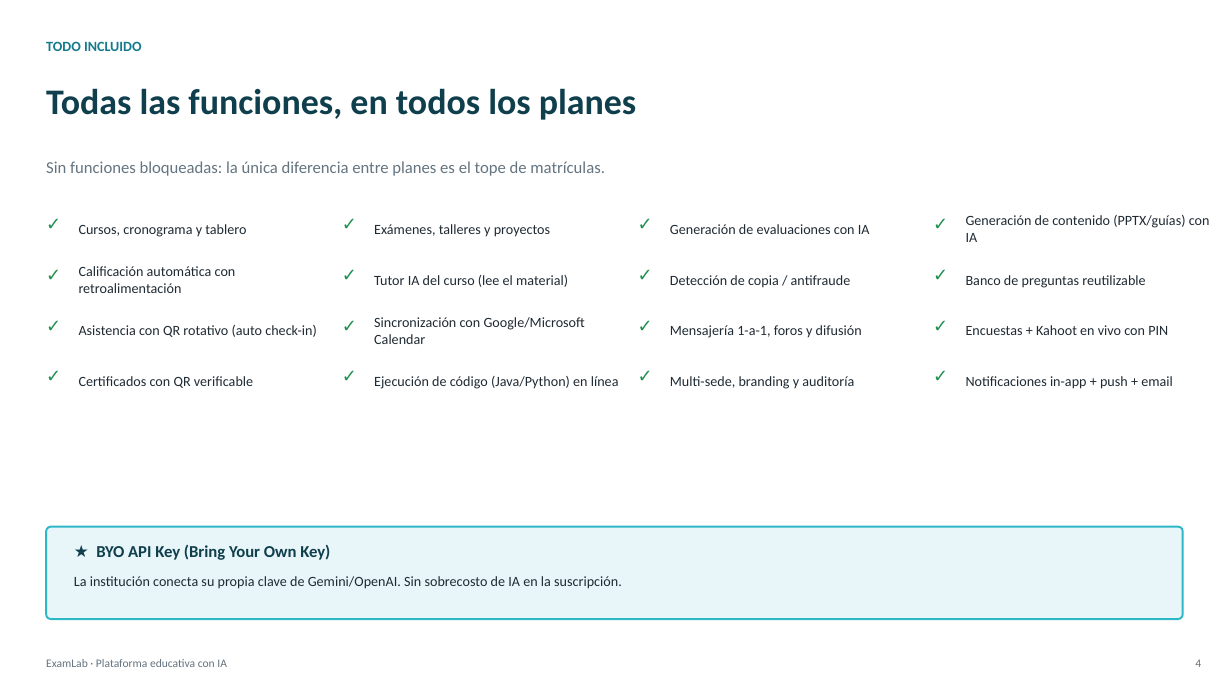
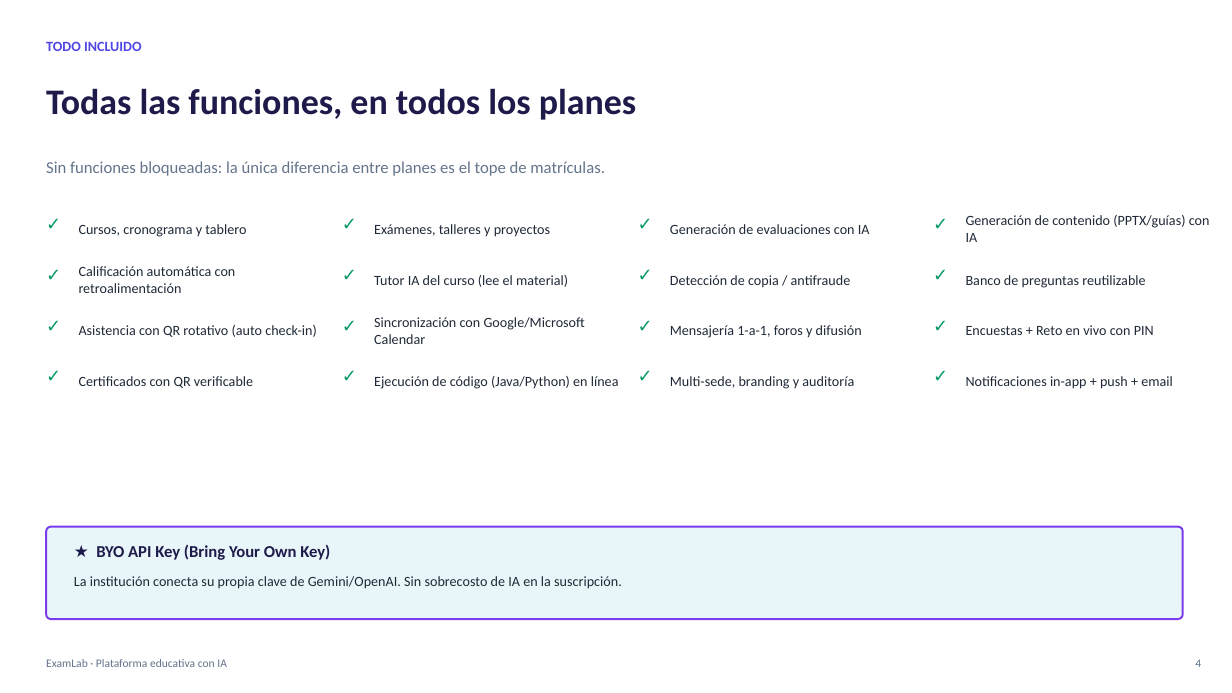
Before and after one commit to AndresDFX/examlab, a slide deck: slide 6 of docs/demos/presentacion/ExamLab-Presentacion-Comercial-v3.pptx. Drawn at 1232x693 pixels with LibreOffice and Linux fonts; fonts in the diff are those of the drawing. Boxes give left, top, right and bottom in pixels: in the first picture for what was removed or moved away, otherwise in the second. Text is boxed around its words. In the diff, an @@ line names an element or a change of style, - is before the commit and + after.

```diff
--- a/docs/demos/presentacion/ExamLab-Presentacion-Comercial-v3.pptx
+++ b/docs/demos/presentacion/ExamLab-Presentacion-Comercial-v3.pptx
@@ text "TODO INCLUIDO" at <box>46,41,142,51</box>: text colour #147A8C to #4F46E5 @@
@@ text "Todas las funciones, en todos ..." at <box>46,88,636,120</box>: text colour #0F3E4C to #1E1B4B @@
@@ text at <box>966,325,1154,335</box>: text changed; text colour #1F2A33 to #1F2937 @@
-Encuestas + Kahoot en vivo con PIN
+Encuestas + Reto en vivo con PIN
@@ text colour #1F8F4F to #059669 in 16 elements at <box>46,213,74,245</box>, <box>342,213,370,245</box>, <box>638,213,665,245</box>, <box>933,213,961,245</box>, <box>46,263,74,296</box>, <box>342,263,370,296</box>, <box>638,263,665,296</box>, <box>933,263,961,296</box>, <box>46,314,74,347</box>, <box>342,314,370,347</box>, <box>638,314,665,347</box>, <box>933,314,961,347</box>, <box>46,365,74,397</box>, <box>342,365,370,397</box>, <box>638,365,665,397</box>, <box>933,365,961,397</box> @@
@@ rounded rectangle at <box>46,527,1183,619</box>: outline #2EB8C7 1.5 pt to #7C3AED 1.5 pt @@
@@ text "★ BYO API Key (Bring ..." at <box>96,545,330,560</box>: text colour #0F3E4C to #1E1B4B @@
```
Also in this commit, not shown: 10 other slides changed, 17 other files.
